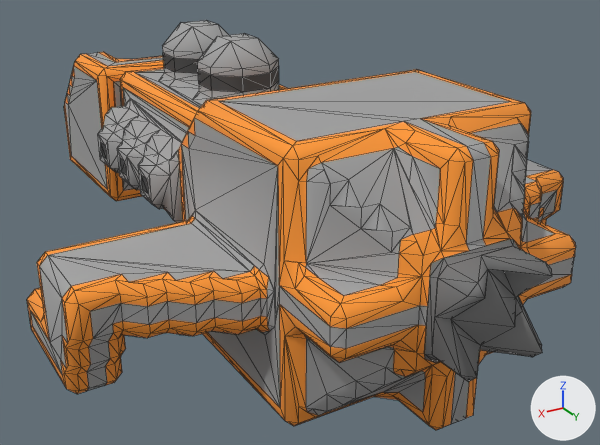
What one commit did to the OBJ model src/jsMain/resources/meshes/ndrc-2-zwaard-class.obj.
One viewpoint serves both versions: a camera (50 mm lens) standing at (24.8, 48.2, 26.3) and looking at (-2.2, 3.3, 3.9). Every picture has the same lights, and +X, +Y and +Z are marked at lower right. Mesh edges are drawn as thin lines. Where no turn or scale is listed for an object, it has been applied to the vertices.

Before the edit, the objects in view are built like this:
```python
me_ndrc_2_zwaard_class = bpy.data.meshes.new('ndrc-2-zwaard-class')
me_ndrc_2_zwaard_class.from_pydata(...)  # 1504 vertices, 2844 faces; spans x -16.5..16.5, y -25.5..25.5, z 0.0..16.0
me_ndrc_2_zwaard_class.materials.append(mat_ndrc_2_zwaard_class)
ob_ndrc_2_zwaard_class = bpy.data.objects.new('ndrc-2-zwaard-class', me_ndrc_2_zwaard_class)
ob_ndrc_2_zwaard_class.location = (0.0, 0.0, 0.0)
```
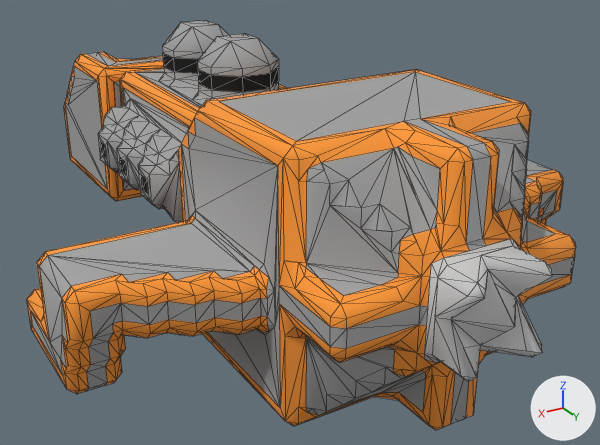
Location of each change, (x1, y1, x2, y2) in pixels of the pictures (600 x 445 px; the box of a moved part takes in the faces that stretch with it):
part 1 of me_ndrc_2_zwaard_class, moved or reshaped
    before: (306, 149, 551, 377)
    after: (285, 147, 542, 397)
part 2 of me_ndrc_2_zwaard_class, surface changed
    both: (120, 53, 552, 382)

Patch to the scene script:
```diff
--- a/src/jsMain/resources/meshes/ndrc-2-zwaard-class.obj.py
+++ b/src/jsMain/resources/meshes/ndrc-2-zwaard-class.obj.py
@@ me_ndrc_2_zwaard_class @@
 # used by ob_ndrc_2_zwaard_class; location = (0.0, 0.0, 0.0)
-me_ndrc_2_zwaard_class.from_pydata(...)  # 1504 vertices, 2844 faces; spans x -16.5..16.5, y -25.5..25.5, z 0.0..16.0
+me_ndrc_2_zwaard_class.from_pydata(...)  # 1510 vertices, 2849 faces; spans x -16.5..16.5, y -25.5..25.5, z 0.0..16.0
+# me_ndrc_2_zwaard_class part 1: 5 vertices moved from x -6.0..6.5, y 19.0..24.5, z 5.5..9.5 to x -5.5..5.0, y 20.0..24.5, z 5.5..9.5; 4 vertices removed from x -1.7..2.0, y 20.0..24.0, z 5.5..13.0; 9 vertices added at x -5.0..7.0, y 18.5..25.0, z 0.5..12.5
+# me_ndrc_2_zwaard_class part 2: 218 kept faces spanning x -7.5..7.5, y -23.5..25.5, z 2.7..14.0 get new texture (UV) coordinates
 me_ndrc_2_zwaard_class.materials.append(mat_ndrc_2_zwaard_class)
```
